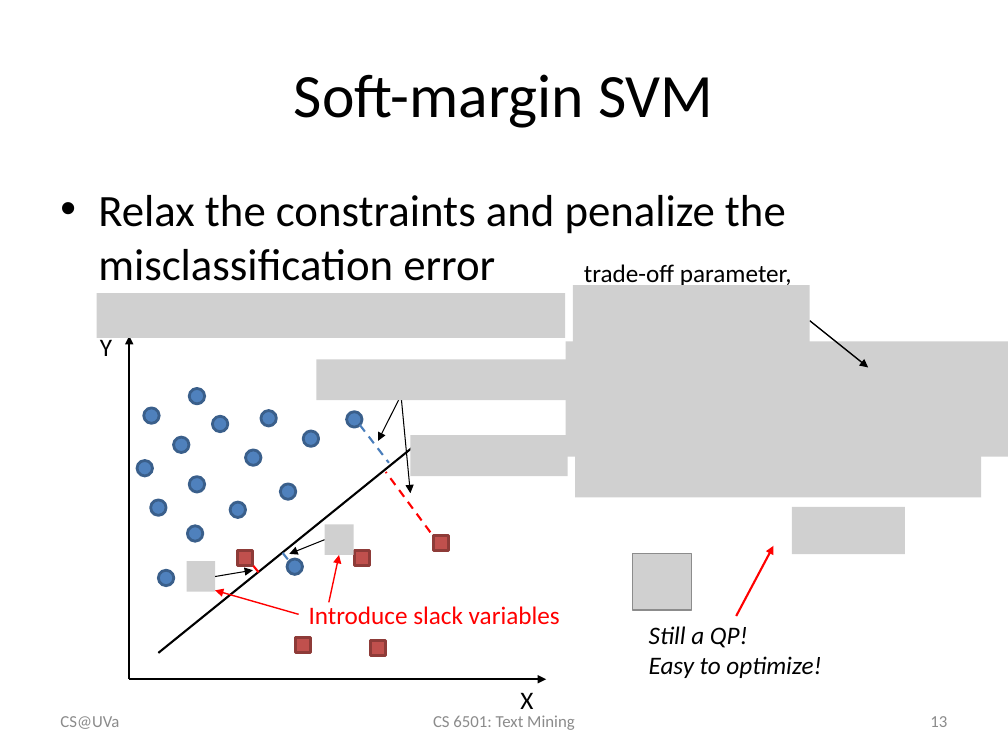
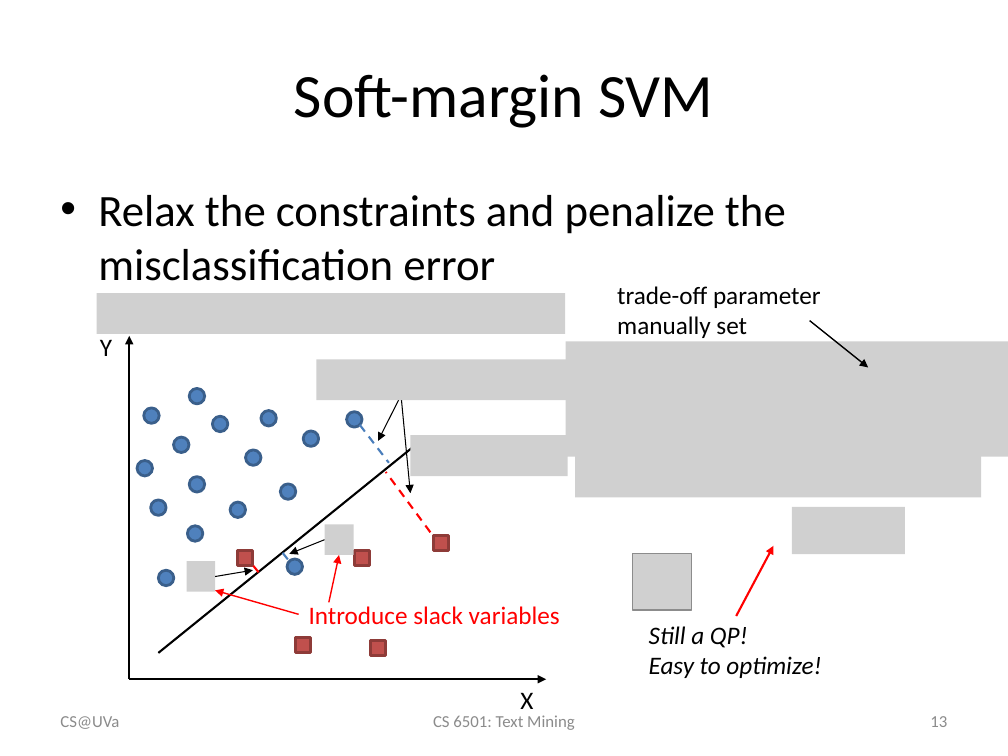
Before and after one commit to wang296/CS6501-Text-Mining, a slide deck: slide 13 of docs/svm.pptx. Drawn at 1008x756 pixels with LibreOffice and Linux fonts; fonts in the diff are those of the drawing; grey boxes stand for pictures. Boxes give left, top, right and bottom in pixels: in the first picture for what was removed or moved away, otherwise in the second. Text is boxed around its words. In the diff, an @@ line names an element or a change of style, - is before the commit and + after.

```diff
--- a/docs/svm.pptx
+++ b/docs/svm.pptx
@@ picture: place and size @@
-picture at (97,293,565,338)
+picture at (97,293,565,334)
@@ picture removed at (573,285,809,357) @@
@@ text at (617,286,821,338): text changed @@
-trade-off parameter,
+trade-off parameter
+manually set
```
Also in this commit, not shown: 8 other slides changed, 7 other files.
